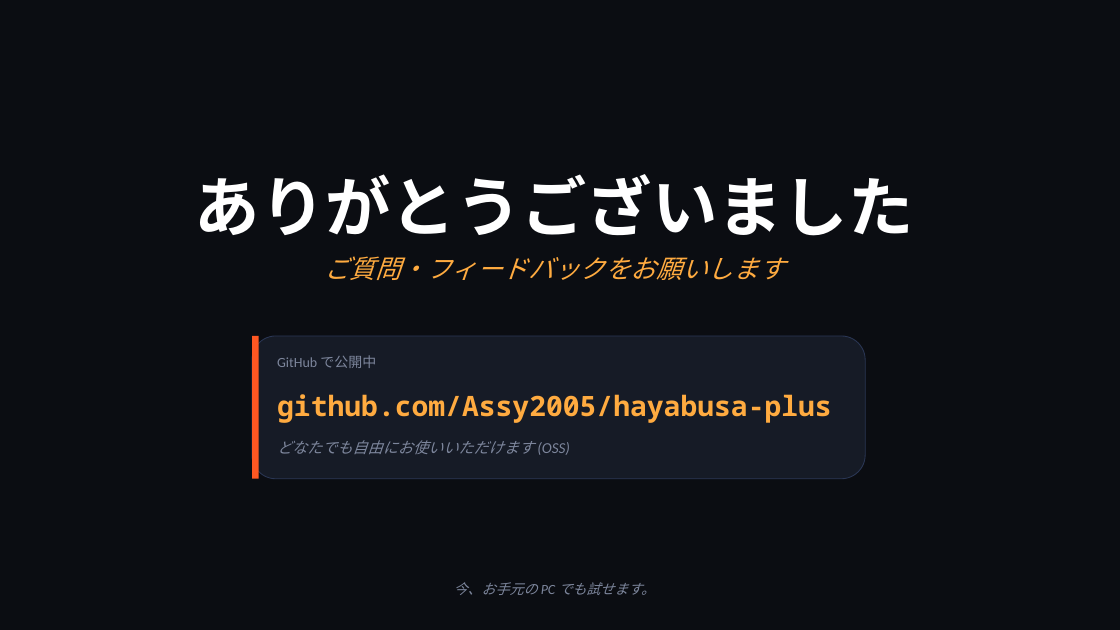
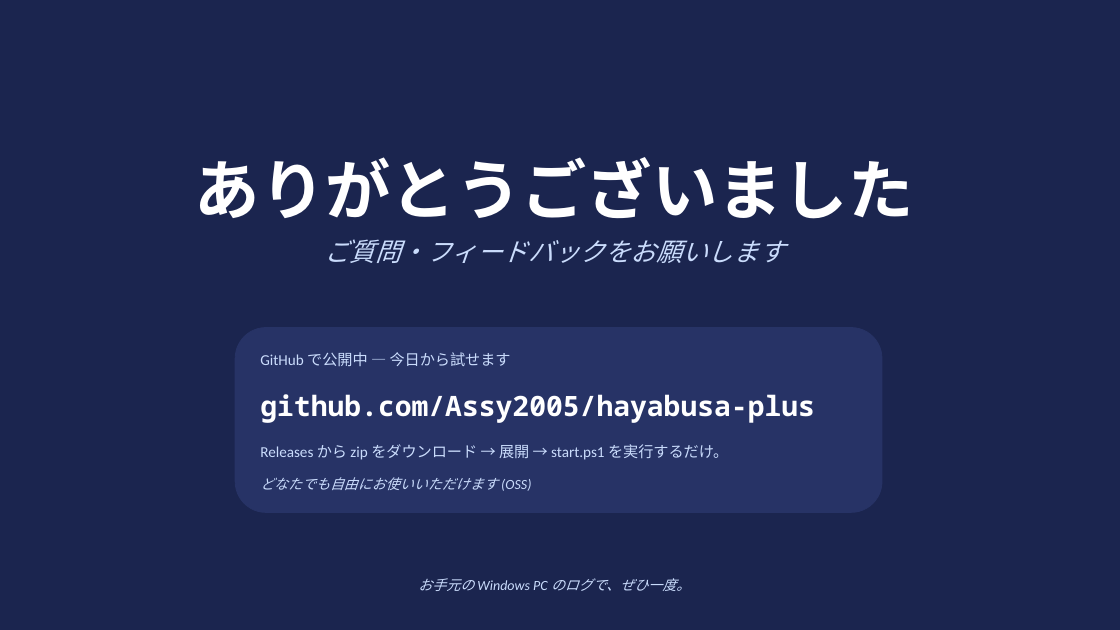
Before and after one commit to Assy2005/hayabusa-plus, a slide deck: slide 13 of docs/presentation/pptx/hayabusa-plus.pptx (slide 11 before the commit). Drawn at 1120x630 pixels with LibreOffice and Linux fonts; fonts in the diff are those of the drawing. Boxes give left, top, right and bottom in pixels: in the first picture for what was removed or moved away, otherwise in the second. Text is boxed around its words. In the diff, an @@ line names an element or a change of style, - is before the commit and + after.

```diff
--- a/docs/presentation/pptx/hayabusa-plus.pptx
+++ b/docs/presentation/pptx/hayabusa-plus.pptx
@@ rectangle at (x1=0, y1=0, x2=1120, y2=630): fill #0B0D12 to #1B254F @@
@@ text "ありがとうございました" moved from (x1=195, y1=174, x2=914, y2=236) to (x1=195, y1=157, x2=914, y2=219) @@
@@ text "ご質問・フィードバックをお願いします" moved from (x1=324, y1=256, x2=785, y2=280) to (x1=324, y1=239, x2=785, y2=263) @@
@@ text "ご質問・フィードバックをお願いします" at (x1=324, y1=239, x2=785, y2=263): text colour #FFAB40 to #CADCFC @@
@@ rounded rectangle resized from (x1=252, y1=336, x2=865, y2=479) to (x1=235, y1=328, x2=882, y2=513) @@
@@ rounded rectangle at (x1=235, y1=328, x2=882, y2=513): fill #161B26 to #273366; outline #2A3654 0.75 pt to #273366 0.75 pt @@
@@ rectangle removed at (x1=252, y1=336, x2=259, y2=479) @@
@@ text at (x1=260, y1=352, x2=511, y2=366): text changed; size 12 to 13 pt; text colour #7D869C to #CADCFC @@
-GitHub で公開中
+GitHub で公開中 — 今日から試せます
@@ text "github.com/Assy2005/hayabusa-plus" moved from (x1=277, y1=394, x2=832, y2=423) to (x1=260, y1=394, x2=815, y2=423) @@
@@ text "github.com/Assy2005/hayabusa-plus" at (x1=260, y1=394, x2=815, y2=423): text colour #FFAB40 to #FFFFFF @@
@@ text added at (x1=260, y1=444, x2=728, y2=460), 13 pt, text #CADCFC @@
+Releases から zip をダウンロード → 展開 → start.ps1 を実行するだけ。
@@ text "どなたでも自由にお使いいただけます (OSS)" moved from (x1=277, y1=440, x2=570, y2=455) to (x1=260, y1=477, x2=531, y2=491) @@
@@ text "どなたでも自由にお使いいただけます (OSS)" at (x1=260, y1=477, x2=531, y2=491): size 13 to 12 pt, text colour #7D869C to #CADCFC @@
@@ text at (x1=418, y1=578, x2=690, y2=591): text changed; text colour #7D869C to #CADCFC @@
-今、お手元の PC でも試せます。
+お手元の Windows PC のログで、ぜひ一度。
```
Also in this commit, not shown: 9 other slides changed, 3 slides added, 1 slide removed, 2 other files.
